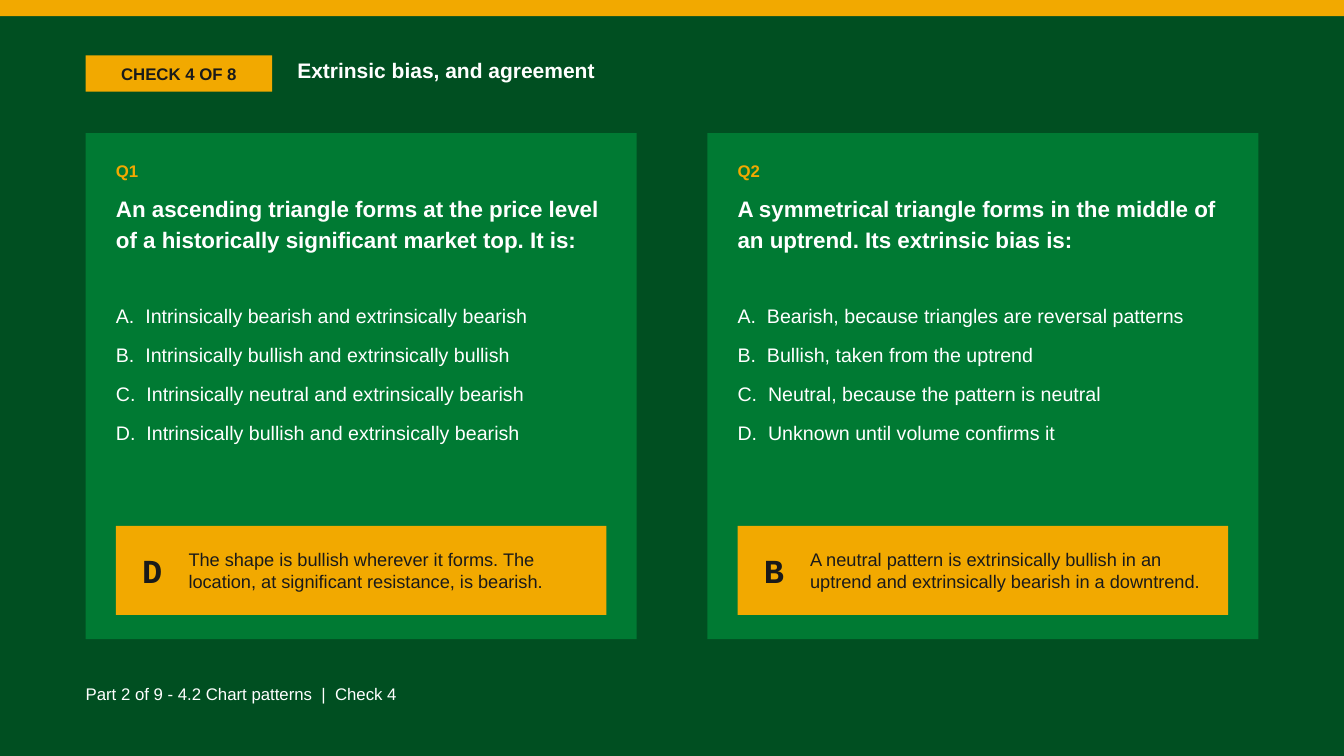
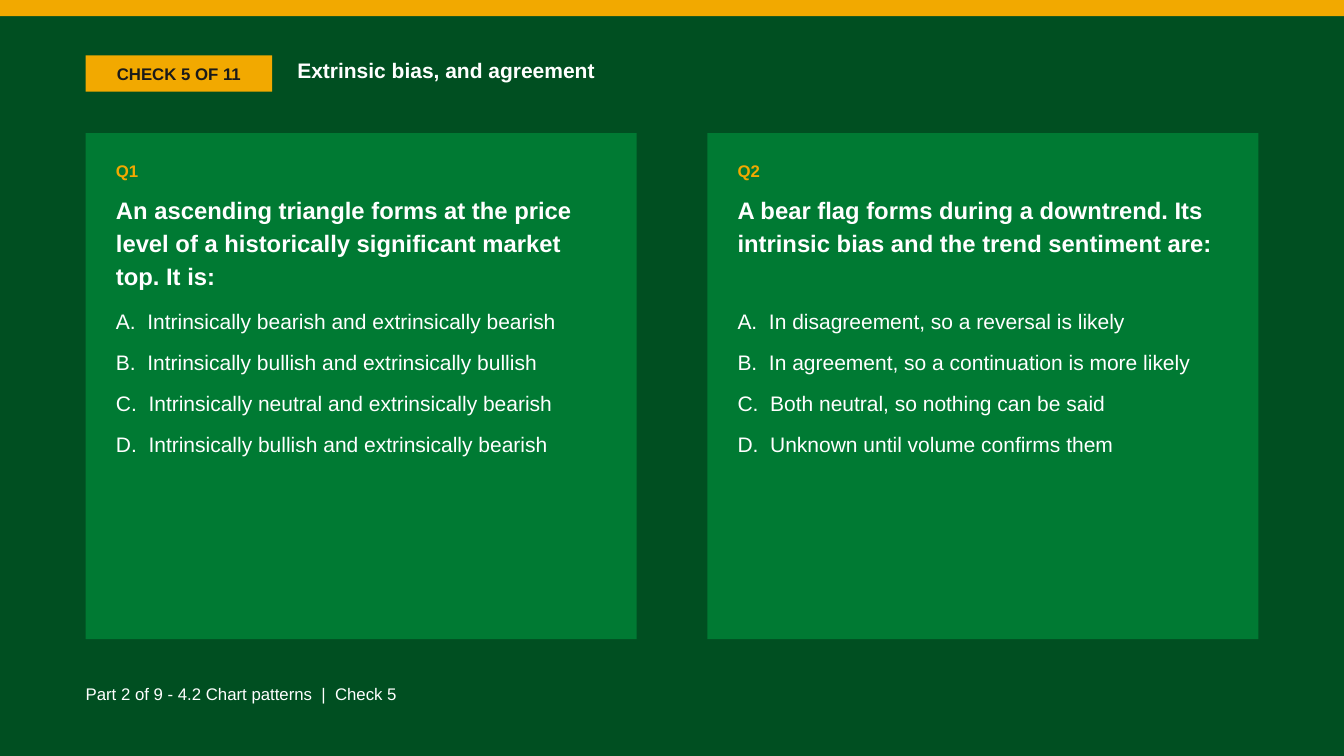
Before and after one commit to benjiesotelo-sudo/Telos_FIN1209, a slide deck: slide 38 of chapter-04/FIN1209-Chapter-04.pptx (slide 28 before the commit). Drawn at 1344x756 pixels with LibreOffice and Linux fonts; fonts in the diff are those of the drawing. Boxes give left, top, right and bottom in pixels: in the first picture for what was removed or moved away, otherwise in the second. Text is boxed around its words. In the diff, an @@ line names an element or a change of style, - is before the commit and + after.

```diff
--- a/chapter-04/FIN1209-Chapter-04.pptx
+++ b/chapter-04/FIN1209-Chapter-04.pptx
@@ text in rectangle at (x1=117, y1=68, x2=241, y2=80): text changed @@
-CHECK 4 OF 8
+CHECK 5 OF 11
@@ text "An ascending triangle forms at ..." at (x1=116, y1=201, x2=571, y2=290): size 16 to 17 pt @@
@@ text at (x1=738, y1=201, x2=1212, y2=253): text changed; size 16 to 17 pt @@
-A symmetrical triangle forms in the middle of an uptrend. Its extrinsic bias is:
+A bear flag forms during a downtrend. Its intrinsic bias and the trend sentiment are:
@@ text "A. Intrinsically bearish and extrinsically ..." at (x1=116, y1=313, x2=556, y2=456): size 14 to 15 pt @@
@@ text at (x1=738, y1=313, x2=1190, y2=453): text changed; size 14 to 15 pt @@
-A. Bearish, because triangles are reversal patterns
-B. Bullish, taken from the uptrend
-C. Neutral, because the pattern is neutral
-D. Unknown until volume confirms it
+A. In disagreement, so a reversal is likely
+B. In agreement, so a continuation is more likely
+C. Both neutral, so nothing can be said
+D. Unknown until volume confirms them
@@ rectangle removed at (x1=116, y1=526, x2=607, y2=615) @@
@@ rectangle removed at (x1=738, y1=526, x2=1229, y2=615) @@
@@ text removed at (x1=142, y1=561, x2=162, y2=583) @@
-D
@@ text removed at (x1=189, y1=552, x2=543, y2=592) @@
-The shape is bullish wherever it forms. The location, at significant resistance, is bearish.
@@ text removed at (x1=764, y1=561, x2=784, y2=583) @@
-B
@@ text removed at (x1=810, y1=552, x2=1200, y2=592) @@
-A neutral pattern is extrinsically bullish in an uptrend and extrinsically bearish in a downtrend.
@@ text at (x1=86, y1=688, x2=396, y2=704): text changed @@
-Part 2 of 9 - 4.2 Chart patterns | Check 4
+Part 2 of 9 - 4.2 Chart patterns | Check 5
```
Also in this commit, not shown: 40 other slides changed, 33 slides added, 10 other files.
